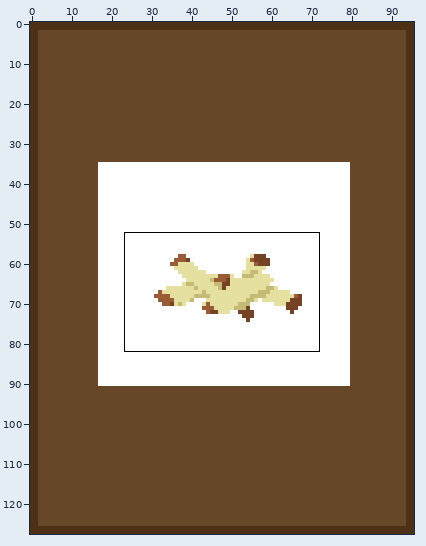
Two versions of one sprite sheet, sprites/spr_CardTatoChopped/57461b39-17ad-4021-a7e5-6d3eaf55441e.png. The picture above shows the old version from afar; the outline marks the close-up.
Close-up. First the earlier version:
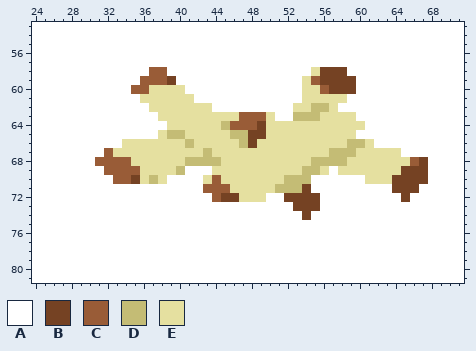
The file is 96x128 pixels. Shown: x 24..71, y 53..81.
Palette (. is transparent): A #ffffff  B #754223  C #995c37  D #c4bc75  E #e5e0a0
Pixels before, first column x 24:
53 AAAAAAAAAAAAAAAAAAAAAAAAAAAAAAAAAAAAAAAAAAAAAAAA
54 AAAAAAAAAAAAAAAAAAAAAAAAAAAAAAAAAAAAAAAAAAAAAAAA
55 AAAAAAAAAAAAAAAAAAAAAAAAAAAAAAAAAAAAAAAAAAAAAAAA
56 AAAAAAAAAAAAAAAAAAAAAAAAAAAAAAAAAAAAAAAAAAAAAAAA
57 AAAAAAAAAAAAAAAAAAAAAAAAAAAAAAAAAAAAAAAAAAAAAAAA
58 AAAAAAAAAAAAACCAAAAAAAAAAAAAAAAEBBBAAAAAAAAAAAAA
59 AAAAAAAAAAAACCCBAAAAAAAAAAAAAAECBBBBAAAAAAAAAAAA
60 AAAAAAAAAAACCEEEEAAAAAAAAAAAAAEECBBBAAAAAAAAAAAA
61 AAAAAAAAAAAAEEEEEEAAAAAAAAAAAAEEEEEAAAAAAAAAAAAA
62 AAAAAAAAAAAAAEEEEEEEAAAAAAAAAEEDDEAAAAAAAAAAAAAA
63 AAAAAAAAAAAAAAEEEEEEEEECCCEAADDDEEEEAAAAAAAAAAAA
64 AAAAAAAAAAAAAAAEEEEEEDCCCBEEEEEEEEEEEAAAAAAAAAAA
65 AAAAAAAAAAAAAAEDDEEEEEDDBBEEEEEEEEEEAAAAAAAAAAAA
66 AAAAAAAAAAEEEEEEEDEEEEEDBEEEEEEEEEEDDEAAAAAAAAAA
67 AAAAAAAACEEEEEEEEEEDEEEEEEEEEEEEEDDDEEEEEAAAAAAA
68 AAAAAAACCCCEEEEEEDDDDEEEEEEEEEEDDDDEEEEEEECBAAAA
69 AAAAAAAACCCCEEEEDAAAEEEEEEEEEEDDEAEEEEEEEBBBAAAA
70 AAAAAAAAACCBEDEAAAAECEEEEEEEDDDAAAAAAEEEBBBBAAAA
71 AAAAAAAAAAAAAAAAAAACCCEEEEEDDDBAAAAAAAAABBBAAAAA
72 AAAAAAAAAAAAAAAAAAAACBBEEEAABBBBAAAAAAAAABAAAAAA
73 AAAAAAAAAAAAAAAAAAAAAAAAAAAAABBBAAAAAAAAAAAAAAAA
74 AAAAAAAAAAAAAAAAAAAAAAAAAAAAAABAAAAAAAAAAAAAAAAA
75 AAAAAAAAAAAAAAAAAAAAAAAAAAAAAAAAAAAAAAAAAAAAAAAA
76 AAAAAAAAAAAAAAAAAAAAAAAAAAAAAAAAAAAAAAAAAAAAAAAA
77 AAAAAAAAAAAAAAAAAAAAAAAAAAAAAAAAAAAAAAAAAAAAAAAA
78 AAAAAAAAAAAAAAAAAAAAAAAAAAAAAAAAAAAAAAAAAAAAAAAA
79 AAAAAAAAAAAAAAAAAAAAAAAAAAAAAAAAAAAAAAAAAAAAAAAA
80 AAAAAAAAAAAAAAAAAAAAAAAAAAAAAAAAAAAAAAAAAAAAAAAA
81 AAAAAAAAAAAAAAAAAAAAAAAAAAAAAAAAAAAAAAAAAAAAAAAA
Once edited:
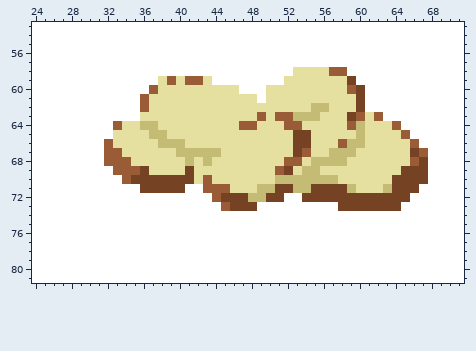
Edits made:
Colour B gives way to colour A in row 72 at x 52 to 53; in row 73 at x 53 to 55; in row 74 at x 54.
Colour C gives way to colour A in row 58 at x 37 to 38; in row 59 at x 36 to 37; in row 60 at x 35 to 36; in row 68 at x 31; in row 69 at x 32; in row 70 at x 33.
Colour A gives way to colour B in rows 60 to 62 at x 60; in row 67 at x 66; in row 69 at x 41; in row 70 at x 39 to 41; in row 71 at x 36 to 40 and 55 to 58; in row 72 at x 50 to 51 and 56 to 64.
Colour A gives way to colour B in row 73 at x 46 to 48 and 58 to 64.
Colour D gives way to colour B in row 70 at x 37; in row 71 at x 51 to 52.
Colour E gives way to colour B in row 63 at x 59; in rows 65 to 66 at x 53 to 54; in row 67 at x 53; in row 69 at x 36 and 52; in row 70 at x 36 and 38; in row 72 at x 47.
Colour A gives way to colour C in row 59 at x 41 to 42; in row 62 at x 36; in row 63 at x 51 to 52, 60 and 62; in row 64 at x 33 and 64; in row 65 at x 65; in row 66 at x 32 and 66.
Colour A gives way to colour C in row 67 at x 67; in row 73 at x 45.
Colour B gives way to colour C in row 58 at x 57 to 58; in row 59 at x 39; in row 60 at x 59.
Colour E gives way to colour C in row 60 at x 37; in row 61 at x 36; in row 64 at x 52 to 53 and 59; in row 66 at x 58; in row 67 at x 33 and 54; in row 68 at x 52 to 53.
Colour E gives way to colour C in row 69 at x 51; in row 70 at x 43.
Colour A gives way to colour D in row 64 at x 36 to 37; in row 65 at x 37 and 60; in row 70 at x 55 to 57; in row 71 at x 59 and 63.
Colour B gives way to colour D in row 71 at x 54.
Colour E gives way to colour D in row 64 at x 60; in row 65 at x 38; in row 66 at x 38 to 40; in row 67 at x 40 to 42 and 44; in row 70 at x 51; in row 71 at x 49 to 50.
Colour E gives way to colour D in row 72 at x 48 to 49.
Colour A gives way to colour E in row 58 at x 53 to 54; in row 59 at x 40, 43 and 52 to 53; in row 60 at x 41 to 46 and 50 to 53; in row 61 at x 42 to 48, 50 to 53 and 59; in row 62 at x 44 to 52 and 58 to 59; in row 63 at x 36 to 37 and 61.
Colour A gives way to colour E in row 64 at x 34 to 35, 38 and 61 to 63; in row 65 at x 33 to 36 and 61 to 64; in row 66 at x 33 and 62 to 65; in row 67 at x 65; in row 69 at x 42 to 43 and 57; in row 70 at x 42 and 58 to 60.
Colour A gives way to colour E in row 71 at x 60 to 62.
Colour B gives way to colour E in row 58 at x 56; in row 59 at x 56 to 58; in row 60 at x 57 to 58; in row 64 at x 49; in row 65 at x 48 to 49; in row 66 at x 48.
Colour C gives way to colour E in row 59 at x 38 and 55; in row 60 at x 56; in row 63 at x 47 to 48; in row 64 at x 46; in row 70 at x 44.
Colour D gives way to colour E in row 64 at x 45; in row 65 at x 39 to 40 and 46 to 47; in row 66 at x 41 and 47; in row 68 at x 42 and 44; in row 69 at x 40.
Pixel boxes of the changes (left, top, right, bottom) in both close-ups:
changed: (95, 67, 428, 220)
